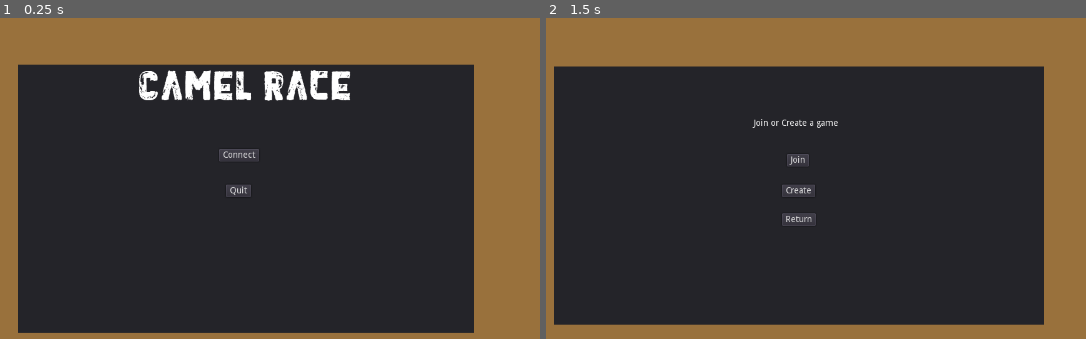
Above: before the commit, frames 1-2 (left to right).
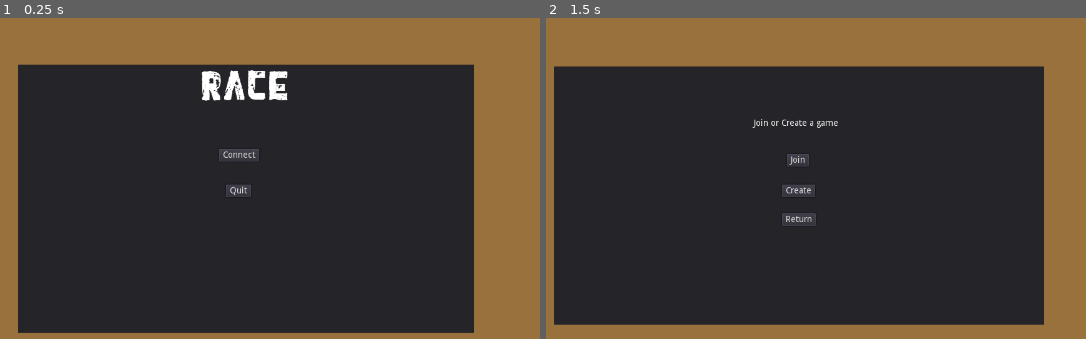
Above: after the commit, the same moments.

Repository: dan-romero-mancia/race-boardgame
Game: Godot game, scene res://UI/Main.tscn
The game is run twice, just before and just after one commit, with the same random seed, the same clock (stepped at 60 frames per second) and the same inputs.
Inputs:
- Up to frame 1 (0.25 s): no input
- Up to frame 2 (1.5 s): tap Enter at 0.5 s; click "Connect" at 1.25 s

The runs differ from the first frame. In frame 1, 2.2% of the frame differs, in the area x 25-65%, y 16-26%; in frame 2, nothing differs.

Commit message:
Finished code for ending a leg of the race. Still needs testing

Diff:
--- a/Game/Board.gd
+++ b/Game/Board.gd
@@ -51,6 +51,7 @@
 
 var my_turn = false
 var player_turn_index = 0 # Used by the server machine to keep track of turns.
+var player_leg_turn = 0
 
 var racer_positions = []
 var track_tiles = []
@@ -299,13 +300,16 @@
 
 		dice.erase(random_racer)
 		var spaces_moved = move_racer(random_racer, -1)
-
-		if dice.size() == 0:
-			pass ## End of leg here
-		my_turn = false
 		# Signal to other players that a racer has been moved
 		signal_racer_moved(random_racer, spaces_moved)
-		send_next_player_turn()
+
+		my_turn = false
+		if dice.size() == 0:
+			end_of_leg()
+			signal_end_of_leg()
+			send_next_leg_player_turn()
+		else:
+			send_next_player_turn()
 
 # Move a racer a certain amount of spaces
 # If spaces_optional == -1, then get a random number from 1-3 and that will be the amount of spaces to move a racer
@@ -355,14 +359,20 @@
 
 func check_desert_tiles(racers, dest_space):
 	var value = 0
+	var player_name
 	for tile in self.desert_tiles_on_board:
 		if tile.location == dest_space:
 			value = tile.value
+			player_name = tile.player
 
 	if value != 0:
 		for r in racers:
 			self.racer_positions[r] += value
 		print("Landed on Desert Tile")
+		var player = globals.get_player(player_name)
+		player.money_amount += 1
+		var player_node = get_node("Players/" + str(player.network_id))
+		player_node.set_money_amount(player.money_amount)
 		animate_movement(racers, dest_space + value)
 
 # Animate the movement of a racer from a tile to another
@@ -389,11 +399,11 @@
 			RACER.white:
 				racer_color = "White"
 
-		var racer_name = racer_color + "Racer"
-		var racer_sprite = get_node(racer_name)
-		var new_x_pos = float(tile_position.x)
-		var new_y_pos = float(tile_position.y) + RACER_SIZE - (RACER_SIZE * track_tiles[dest_space].size())
-		var new_racer_position = Vector2(new_x_pos, new_y_pos)
+#		var racer_name = racer_color + "Racer"
+#		var racer_sprite = get_node(racer_name)
+#		var new_x_pos = float(tile_position.x)
+#		var new_y_pos = float(tile_position.y) + RACER_SIZE - (RACER_SIZE * track_tiles[dest_space].size())
+#		var new_racer_position = Vector2(new_x_pos, new_y_pos)
 
 		var follow_name = racer_color + "Follow"
 		var follow_node = get_node("Path/" + follow_name)
@@ -510,7 +520,7 @@
 func check_adjacent_desert_tiles(current_space):
 	var no_adjacent = true
 	for tile in self.desert_tiles_on_board:
-		if tile.location == current_space+1 or tile.location == current_space-1:
+		if tile.location == current_space+1 or tile.location == current_space-1 or tile.location == current_space:
 			no_adjacent = false
 	return no_adjacent
 
@@ -518,3 +528,100 @@
 	for p in globals.players:
 		if p.player_name != globals.player_name:
 			rpc_id(p.network_id, "place_desert_tile", player_name, tile_num, value)
+
+# Begin end of leg phase. Calculate winnings and loses based on racers positions.
+# Give money to the the players based on what happened during the leg and update the Player nodes
+remote func end_of_leg():
+	print("End of Leg")
+	give_move_card_money()
+	give_betting_card_money() ## TODO Test
+	reset_leg()
+
+# Add the amount of move cards a player used during a leg to their money amount.
+# 1 Move Card = $1
+func give_move_card_money():
+	for p in globals.players:
+		p.money_amount += p.move_cards
+
+func give_betting_card_money():
+	var racer_placements = determine_racer_placements()
+
+	for p in globals.players:
+		for c in p.betting_cards:
+			var racer_index = racer_placements.find(c.color)
+			if racer_index == racer_placements.size()-1:
+				p.money_amount += c.amount
+			elif racer_index == racer_placements.size()-2:
+				p.money_amount += 1
+			else:
+				p.money_amount += -1
+				if p.money_amount < 0: # A player cannot have less than $0
+					p.money_amount = 0
+
+# Determine the placement for all racers. Return the racers placement starting from last place to first place
+func determine_racer_placements():
+	var racer_placements = []
+
+	var racer_locations = remove_duplicates(self.racer_positions)
+	racer_locations.sort() # Sorts in natural order, so starts from last place tile
+	for l in racer_locations:
+		var racers_on_tile = self.track_tiles[l]
+		for r in racers_on_tile:
+			racer_placements.append(r)
+
+	return racer_placements
+
+# Create a new array from a given array with any duplicates removed
+func remove_duplicates(array):
+	var arr_no_duplicates = []
+	for i in range(array.size()):
+		if not array[i] in arr_no_duplicates:
+			arr_no_duplicates.append(array[i])
+
+	return arr_no_duplicates
+
+# Reset all board and player variables that are used for a leg of the race
+func reset_leg():
+	for p in globals.players:
+		p.reset_leg()
+
+	self.blue_bet_pile = [blue_bet_five, blue_bet_three, blue_bet_two]
+	self.green_bet_pile = [green_bet_five, green_bet_three, green_bet_two]
+	self.orange_bet_pile = [orange_bet_five, orange_bet_three, orange_bet_two]
+	self.yellow_bet_pile = [yellow_bet_five, yellow_bet_three, yellow_bet_two]
+	self.white_bet_pile = [white_bet_five, white_bet_three, white_bet_two]
+
+	$BlueSprite/BlueWinningLabel.text = "1st Place: $5"
+	$GreenSprite/GreenWinningLabel.text = "1st Place: $5"
+	$OrangeSprite/OrangeWinningLabel.text = "1st Place: $5"
+	$YellowSprite/YellowWinningLabel.text = "1st Place: $5"
+	$WhiteSprite/WhiteWinningLabel.text = "1st Place: $5"
+
+	self.dice = [RACER.blue, RACER.green, RACER.orange, RACER.yellow, RACER.white]
+	var desert_tiles_on_board = []
+
+# Signal to the other players that the current leg has finished
+func signal_end_of_leg():
+	for p in globals.players:
+		if p.player_name != globals.player_name:
+			rpc_id(p.network_id, "end_of_leg")
+
+# Send the player to start the next leg to all the other players
+func send_next_leg_player_turn():
+	self.player_leg_turn += 1
+	if self.player_leg_turn == globals.players.size()-1:
+		self.player_leg_turn = 0
+
+	set_leg_player_turn(self.player_leg_turn)
+
+	for p in globals.players:
+		if p.player_name != globals.player_name:
+			rpc_id(p.network_id, "set_leg_player_turn", self.player_leg_turn)
+
+remote func set_leg_player_turn(turn_num):
+	self.player_leg_turn = turn_num
+	self.my_turn = globals.players[turn_num].player_name == globals.player_name
+	if globals.players[turn_num].player_name == globals.player_name:
+		add_message("It's your turn now!")
+	else:
+		add_message("It's " + globals.players[player_turn_index].player_name + " turn now!")
--- a/Game/Board.tscn
+++ b/Game/Board.tscn
@@ -1499,7 +1499,6 @@
 
 [node name="Players" type="Container" parent="." index="34"]
 
-editor/display_folded = true
 anchor_left = 0.0
 anchor_top = 0.0
 anchor_right = 0.0
@@ -1713,7 +1712,7 @@
 
 [node name="WhiteFollow" type="PathFollow2D" parent="Path" index="4"]
 
-position = Vector2( 609.972, 359.914 )
+position = Vector2( 609.412, 362.121 )
 offset = 0.0
 h_offset = 0.0
 v_offset = 0.0
--- a/UI/MainMenu.tscn
+++ b/UI/MainMenu.tscn
@@ -48,7 +48,8 @@
 size_flags_horizontal = 1
 size_flags_vertical = 4
 custom_fonts/font = SubResource( 1 )
-text = "Camel Race"
+text = "Race"
+align = 1
 percent_visible = 1.0
 lines_skipped = 0
 max_lines_visible = -1
